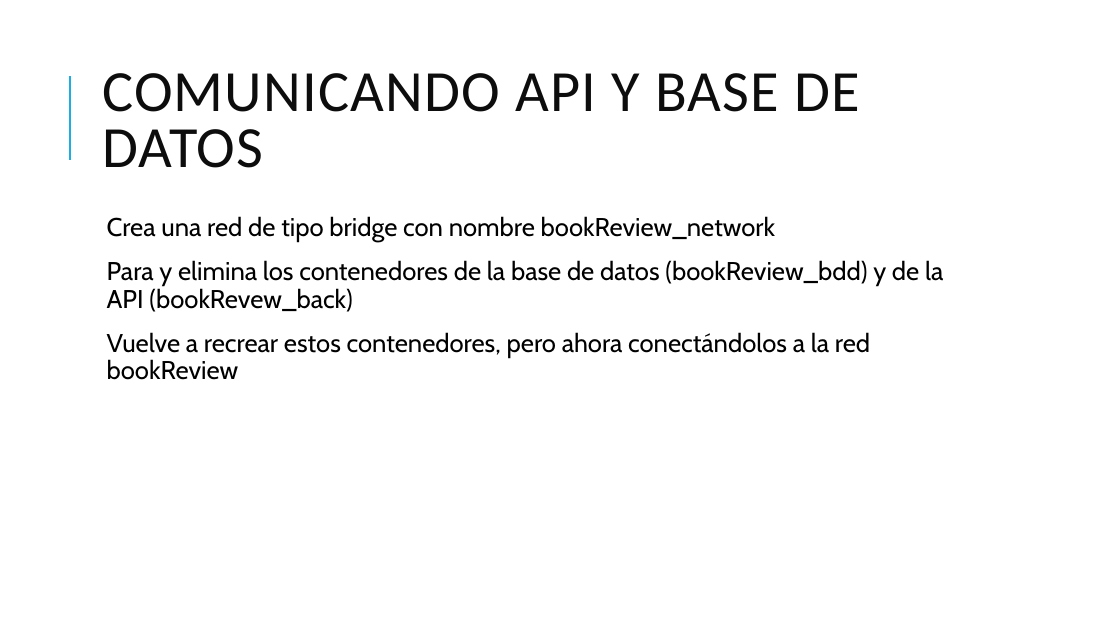
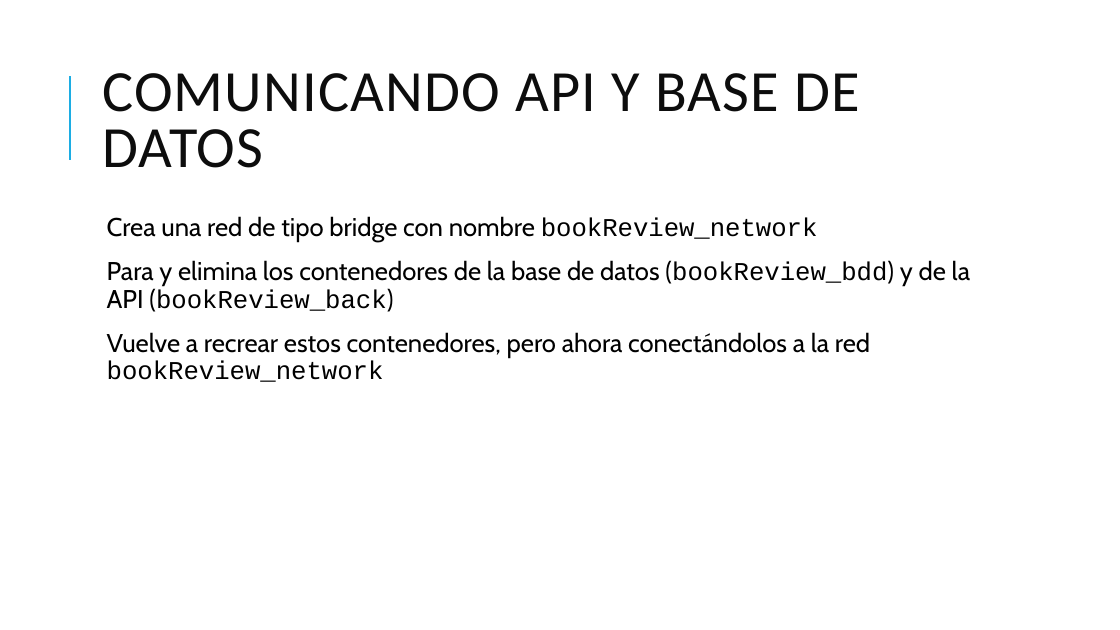
Before and after one commit to grupoinetel/curso-devops-ulpgc, a slide deck: slide 60 of ppt/curso-devops-ulpgc-docker.pptx (slide 57 before the commit). Drawn at 1120x630 pixels with LibreOffice and Linux fonts; fonts in the diff are those of the drawing; background and template pictures are left out. Boxes give left, top, right and bottom in pixels: in the first picture for what was removed or moved away, otherwise in the second. Text is boxed around its words. In the diff, an @@ line names an element or a change of style, - is before the commit and + after.

```diff
--- a/ppt/curso-devops-ulpgc-docker.pptx
+++ b/ppt/curso-devops-ulpgc-docker.pptx
@@ text at (107, 216, 818, 242): font Cabin to Courier New in "bookReview_network" @@
@@ text at (107, 260, 970, 382): text changed @@
-  Para y elimina los contenedores de la base de datos (bookReview_bdd) y de la API (bookRevew_back)
-  Vuelve a recrear estos contenedores, pero ahora conectándolos a la red bookReview
+  Para y elimina los contenedores de la base de datos (bookReview_bdd) y de la API (bookReview_back)
+  Vuelve a recrear estos contenedores, pero ahora conectándolos a la red bookReview_network
```
Also in this commit, not shown: 1 other slide changed, 4 slides added.
